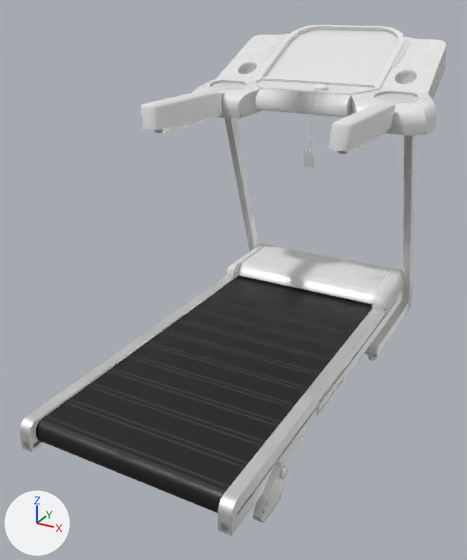
Before and after pictures for a commit that changed the FBX model models/treadmill/src/treadmill.fbx.
Before and after are seen from a camera (50 mm lens) standing at (0.3, -0.446, 0.397) and looking at (-0.019, 0.134, 0.107). The lights are fixed; the arrows at lower left show +X, +Y and +Z. Objects named as collision shapes, trigger or cutter boxes, shadow casters or lower levels of detail are left out. Where no turn or scale is listed for an object, it has been applied to the vertices. Vertices at the same position are counted once.

The first picture shows 'LOD0'.
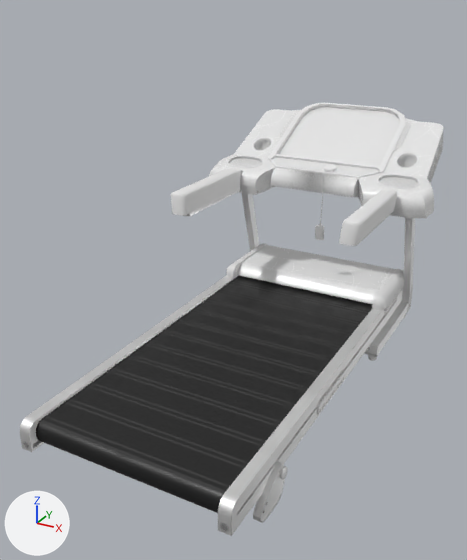
What differs and where, as boxes [x1, y1, x2, y2] in the pictures (467 x 560 px; the box of a moved part takes in the faces that stretch with it):
'LOD0', reshaped (15% shorter): before [20, 25, 446, 536]; after [20, 103, 443, 536]
part 1 of me_lod0, moved or reshaped (not visible afterwards): before [337, 128, 389, 154]
part 2 of me_lod0, moved or reshaped: before [328, 102, 395, 151]; after [339, 189, 398, 246]
part 3 of me_lod0, moved or reshaped: before [154, 93, 224, 133]; after [184, 170, 243, 216]
part 4 of me_lod0, moved or reshaped: before [141, 89, 222, 130]; after [171, 168, 240, 216]
part 5 of me_lod0, moved or reshaped: before [312, 84, 329, 91]; after [322, 165, 338, 173]
part 6 of me_lod0, added: after [315, 223, 324, 240]
part 7 of me_lod0, added: after [397, 156, 417, 167]
part 8 of me_lod0, added: after [254, 140, 271, 150]
part 9 of me_lod0, deleted: before [238, 36, 417, 168]
part 10 of me_lod0, moved or reshaped: before [192, 25, 446, 294]; after [209, 103, 443, 294]

The change, as a list of edits to the scene's bpy script:
```text
Change me_lod0:
    used by ob_lod0; location = (0.0, 0.0, 0.0)
    remove me_lod0.from_pydata(...)  # 7499 vertices, 7337 faces; spans x -0.151..0.151, y -0.108..0.414, z -0.017..0.362
    add me_lod0.from_pydata(...)  # 7490 vertices, 7337 faces; spans x -0.151..0.151, y -0.108..0.462, z -0.017..0.257
    me_lod0 part 1: the loose piece of 72 vertices spanning x 0.097..0.108, y 0.116..0.261, z 0.265..0.291 is moved by (0.0, 0.048, -0.105)
    me_lod0 part 2: the loose piece of 84 vertices spanning x 0.093..0.114, y 0.103..0.242, z 0.271..0.295 is moved by (0.0, 0.048, -0.105)
    me_lod0 part 3: the loose piece of 72 vertices spanning x -0.108..-0.097, y 0.116..0.261, z 0.265..0.291 is moved by (0.0, 0.048, -0.105)
    me_lod0 part 4: the loose piece of 84 vertices spanning x -0.114..-0.093, y 0.103..0.242, z 0.271..0.295 is moved by (0.0, 0.048, -0.105)
    me_lod0 part 5: the loose piece of 193 vertices spanning x 0.002..0.022, y 0.277..0.297, z 0.296..0.302 is moved by (0.0, 0.048, -0.105)
    me_lod0 part 6: a new loose piece of 92 vertices spanning x 0.011..0.022, y 0.296..0.302, z 0.107..0.13, in mat_treadmill_body
    me_lod0 part 7: a new loose piece of 65 vertices spanning x 0.088..0.115, y 0.356..0.382, z 0.188..0.214, in mat_treadmill_body
    me_lod0 part 8: a new loose piece of 65 vertices spanning x -0.115..-0.088, y 0.356..0.382, z 0.188..0.214, in mat_treadmill_body
    me_lod0 part 9: 7 loose pieces with 466 vertices, spanning x -0.115..0.115, y 0.249..0.39, z 0.213..0.348, are deleted
    me_lod0 part 10: 325 vertices moved from x -0.151..0.151, y 0.244..0.401, z 0.262..0.348 to x -0.151..0.151, y 0.291..0.449, z 0.156..0.243; 948 vertices removed from x -0.13..0.13, y 0.244..0.414, z 0.262..0.362; 1096 vertices added at x -0.13..0.13, y 0.291..0.462, z 0.156..0.257
```
